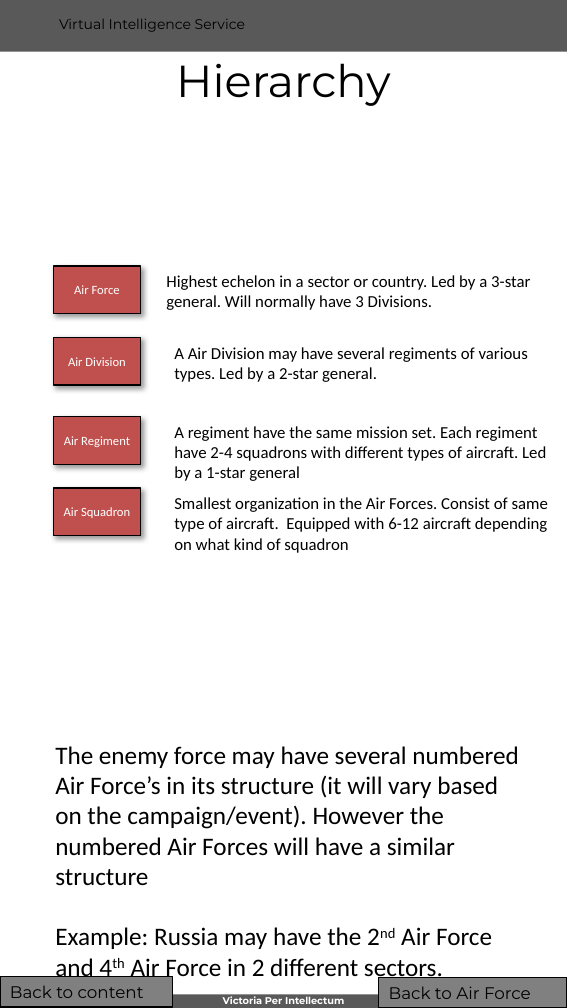
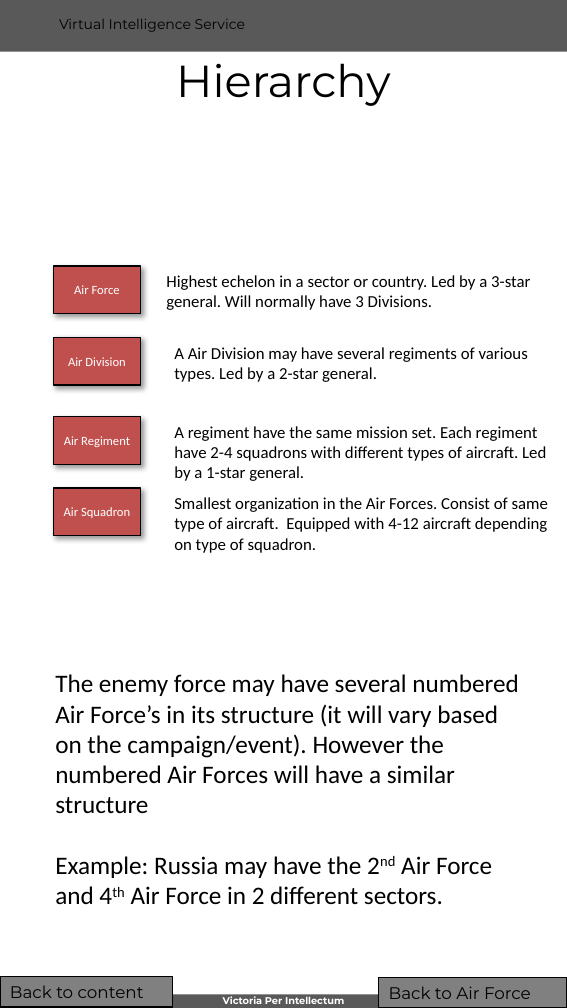
Before and after one commit to 132nd-vWing/VIS, a slide deck: slide 9 of BASIC/WIP/VIS Generic_Order_of_Battle - Air Forces.pptx. Drawn at 567x1008 pixels with LibreOffice and Linux fonts; fonts in the diff are those of the drawing; background and template pictures are left out. Boxes give left, top, right and bottom in pixels: in the first picture for what was removed or moved away, otherwise in the second. Text is boxed around its words. In the diff, an @@ line names an element or a change of style, - is before the commit and + after.

```diff
--- a/BASIC/WIP/VIS Generic_Order_of_Battle - Air Forces.pptx
+++ b/BASIC/WIP/VIS Generic_Order_of_Battle - Air Forces.pptx
@@ text at [174, 426, 546, 481]: text changed @@
-A regiment have the same mission set. Each regiment have 2-4 squadrons with different types of aircraft. Led by a 1-star general
+A regiment have the same mission set. Each regiment have 2-4 squadrons with different types of aircraft. Led by a 1-star general.
@@ text at [174, 497, 548, 553]: text changed @@
-Smallest organization in the Air Forces. Consist of same type of aircraft. Equipped with 6-12 aircraft depending on what kind of squadron
+Smallest organization in the Air Forces. Consist of same type of aircraft. Equipped with 4-12 aircraft depending on type of squadron.
@@ text "The enemy force may have ..." rewrapped from [55, 746, 518, 982] to [55, 674, 518, 905] @@
```
Also in this commit, not shown: 8 other slides changed, 10 slides removed, 14 other files.
